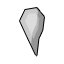
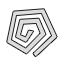
Layered file, before and after one edit (64x64). Changes by layer:
added layer "Forme 21 copie 8" above "Forme 12" over (x1=7, y1=9, x2=57, y2=57)
hid "Forme 12", painted on it, unmasked it over (x1=20, y1=8, x2=44, y2=56)
